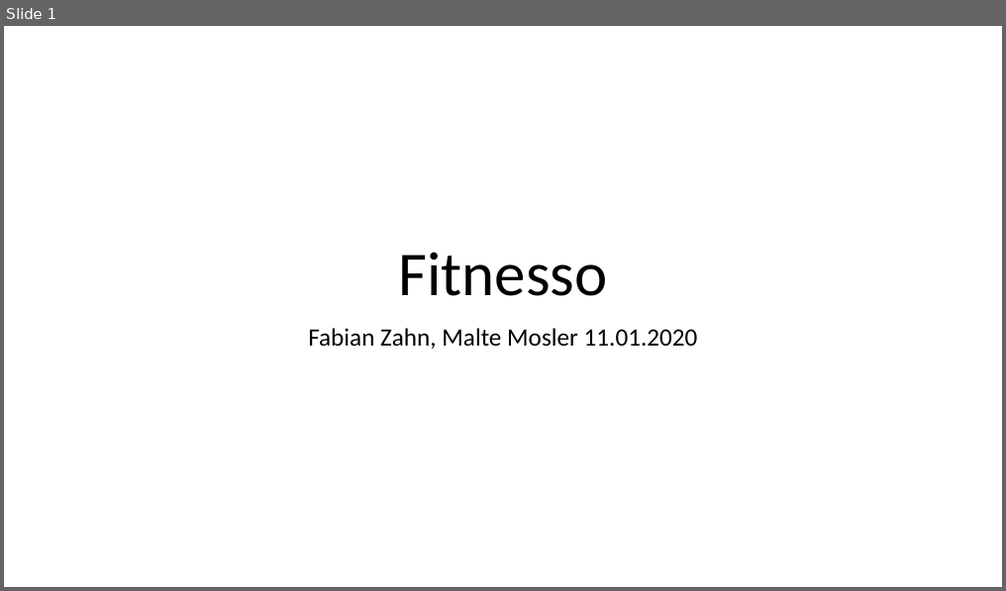
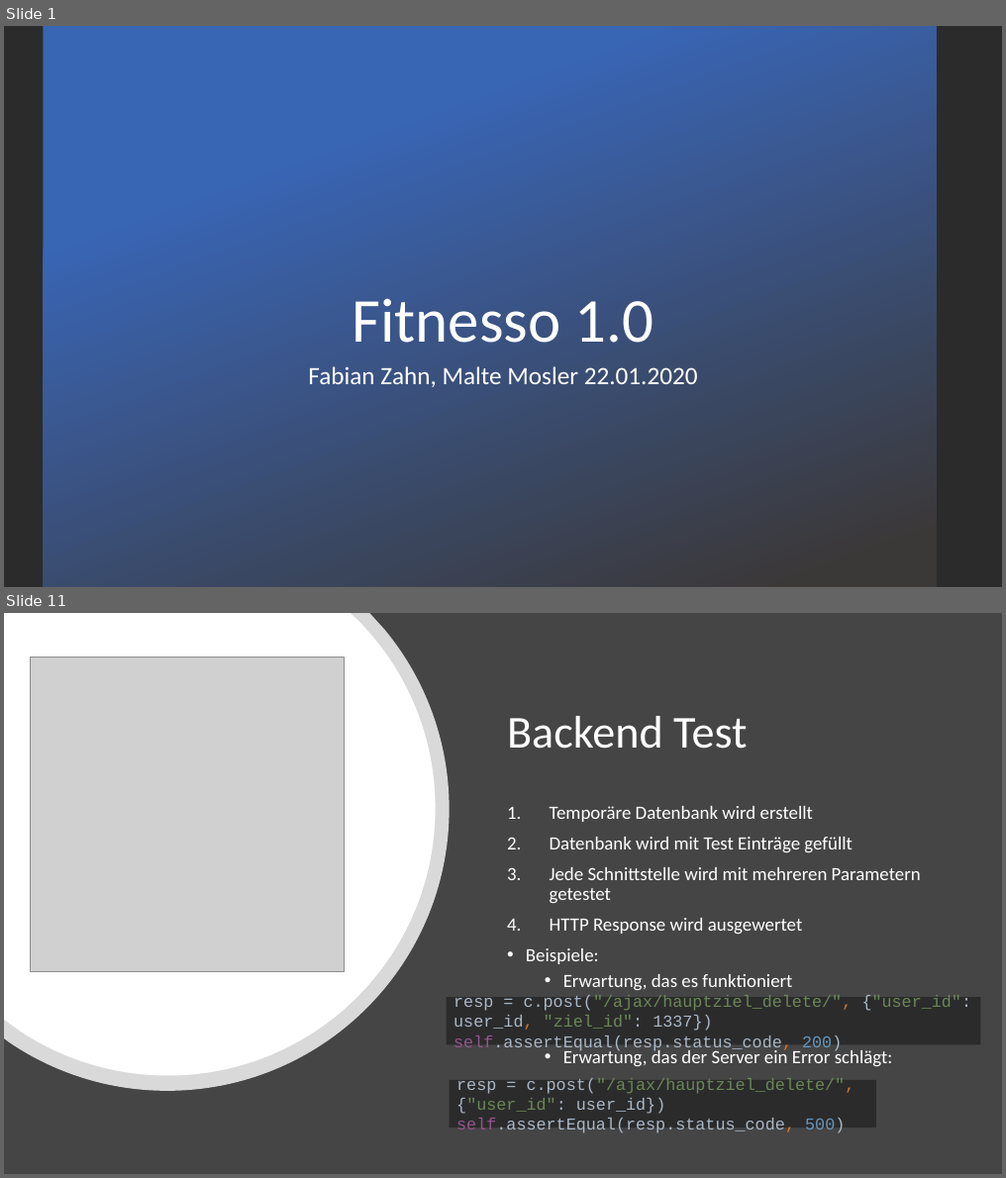
Before and after one commit to maltemosler/Fitnesso, a slide deck: Kommentare/PPP/PPP-Fitnesso.pptx. Shown one above the other, each under a label of ours: slide 1 before the commit, slides 1 and 11 after it; the slides between them are not shown. The pictures are 1006x591 and 1006x1178 pixels, drawn with LibreOffice and Linux fonts; fonts in the diff are those of the drawing; grey boxes stand for pictures; background and template pictures are left out; a plain dark background stands for a picture behind light text. Boxes give left, top, right and bottom in pixels: in the first picture for what was removed or moved away, otherwise in the second. Text is boxed around its words. In the diff, an @@ line names an element or a change of style, - is before the commit and + after.

```diff
--- a/Kommentare/PPP/PPP-Fitnesso.pptx
+++ b/Kommentare/PPP/PPP-Fitnesso.pptx
@@ slide 11 added at bbox=[4, 613, 1002, 1174], background #454545 @@
@@ freeform shape added at bbox=[4, 613, 450, 1091], fill #FFFFFF at 80% opacity @@
@@ freeform shape added at bbox=[4, 613, 436, 1075], fill #FFFFFF @@
@@ picture added at bbox=[30, 658, 344, 970] @@
@@ title added at bbox=[507, 716, 746, 749], 44 pt, text #FFFFFF @@
+Backend Test
@@ text added at bbox=[526, 806, 921, 1066], 18 pt, text #FFFFFF @@
+1. Temporäre Datenbank wird erstellt
+2. Datenbank wird mit Test Einträge gefüllt
+3. Jede Schnittstelle wird mit mehreren Parametern getestet
+4. HTTP Response wird ausgewertet
+• Beispiele:
+  • Erwartung, das es funktioniert
+  • Erwartung, das der Server ein Error schlägt:
@@ rectangle added at bbox=[447, 997, 981, 1045], fill #2B2B2B, 16 pt, text #A9B7C6 @@
+resp = c.post("/ajax/hauptziel_delete/", {"user_id": user_id, "ziel_id": 1337})
+self.assertEqual(resp.status_code, 200)
@@ rectangle added at bbox=[450, 1080, 876, 1128], fill #2B2B2B, 16 pt, text #A9B7C6 @@
+resp = c.post("/ajax/hauptziel_delete/", {"user_id": user_id})
+self.assertEqual(resp.status_code, 500)
@@ slide 1 changed as well @@
@@ background #FFFFFF to picture (left out) @@
@@ rectangle added at bbox=[43, 26, 936, 587], fill gradient #3965B5 to #3B3838 @@
@@ title at bbox=[351, 298, 654, 343]: text changed; text colour #000000 to #FFFFFF @@
-Fitnesso
+Fitnesso 1.0
@@ subtitle at bbox=[308, 367, 698, 387]: text changed; text colour #000000 to #FFFFFF @@
-Fabian Zahn, Malte Mosler 11.01.2020
+Fabian Zahn, Malte Mosler 22.01.2020
```
Also in this commit, not shown: 11 other slides added, 14 other files.
